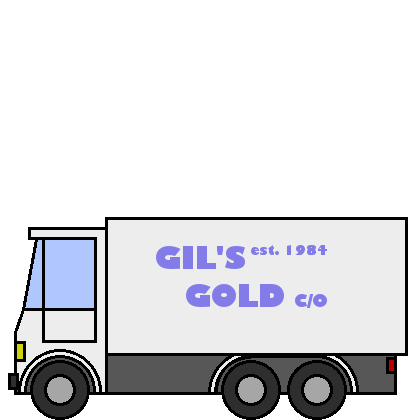
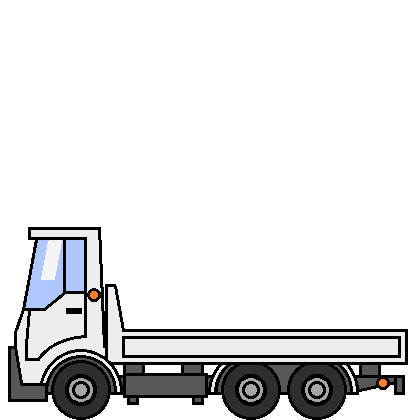
Before/after of a 420 x 420 layered artwork. What changed in the layer stack:
removed layer "est. 1984" over [left=251, top=245, right=327, bottom=256]
removed layer "GIL'S ..." over [left=156, top=246, right=327, bottom=308]
added layer "Lights 1" above "Truck" over [left=87, top=288, right=390, bottom=390]
painted on "Truck" over [left=8, top=217, right=408, bottom=420]
